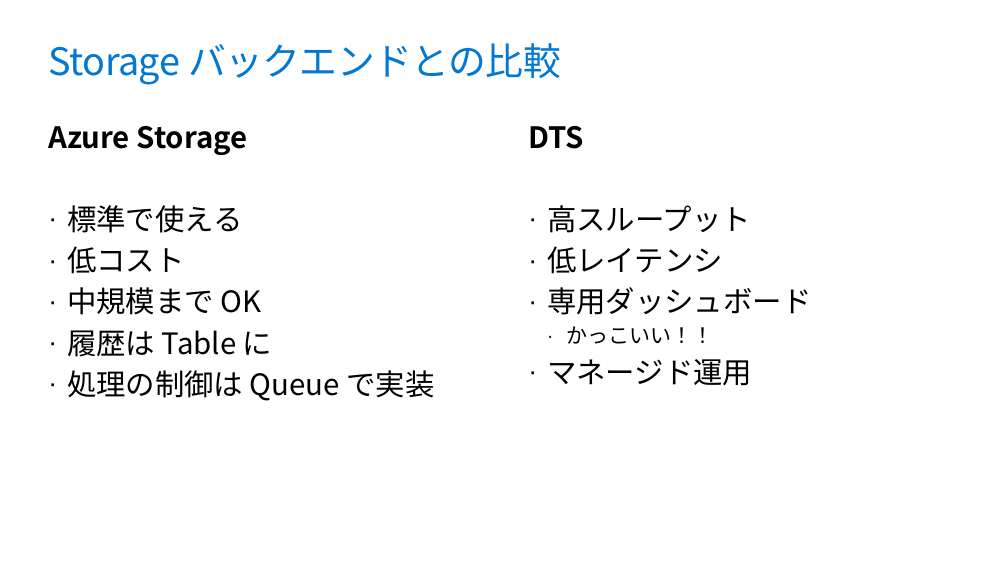
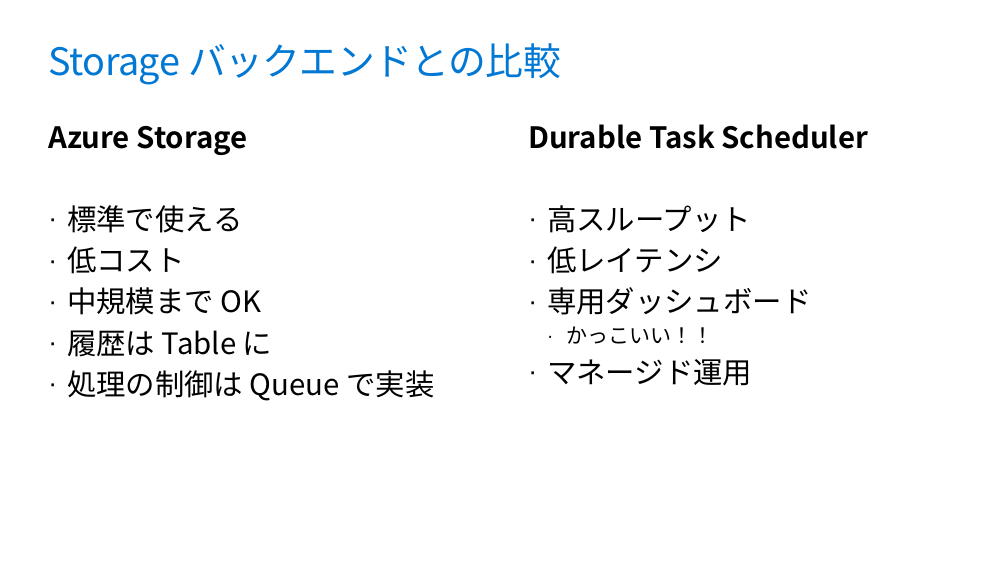
Before and after one commit to runceel/yonayona-durable, a slide deck: slide 17 of slides/slides.pptx (slide 16 before the commit). Drawn at 1008x567 pixels with LibreOffice and Linux fonts; fonts in the diff are those of the drawing; background and template pictures are left out. Boxes give left, top, right and bottom in pixels: in the first picture for what was removed or moved away, otherwise in the second. Text is boxed around its words. In the diff, an @@ line names an element or a change of style, - is before the commit and + after.

```diff
--- a/slides/slides.pptx
+++ b/slides/slides.pptx
@@ text at bbox=[528, 124, 868, 149]: text changed @@
-DTS
+Durable Task Scheduler
```
Also in this commit, not shown: 9 other slides changed, 1 slide added, 1 other file.
